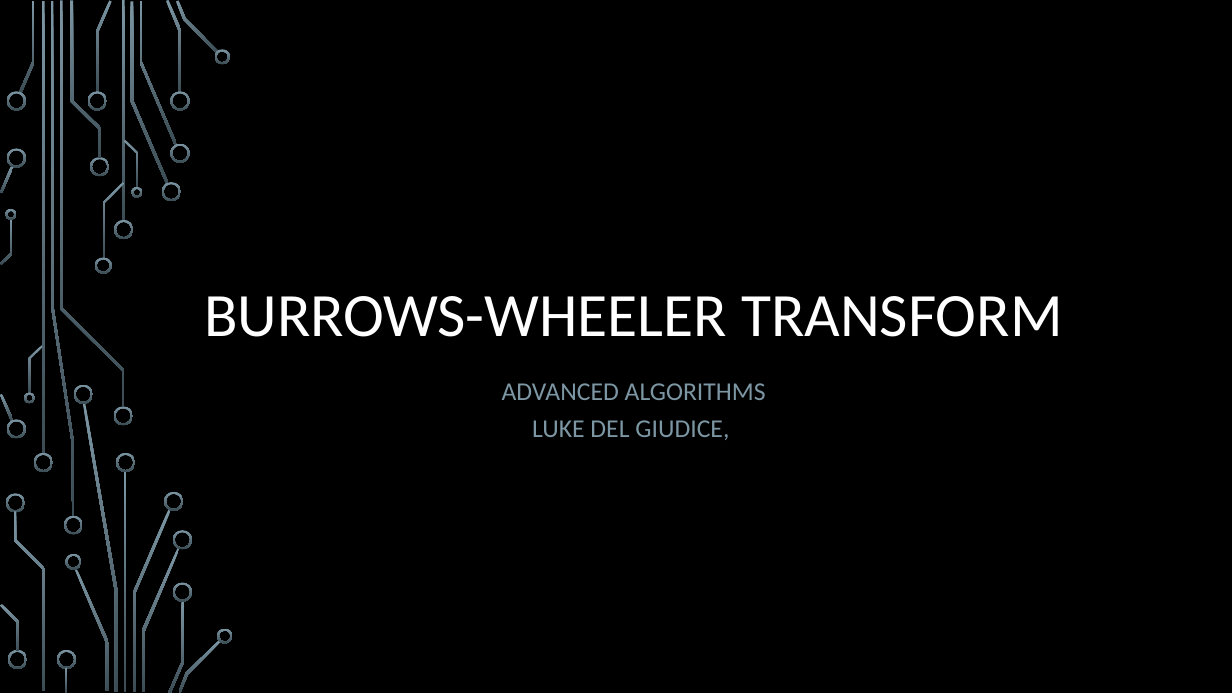
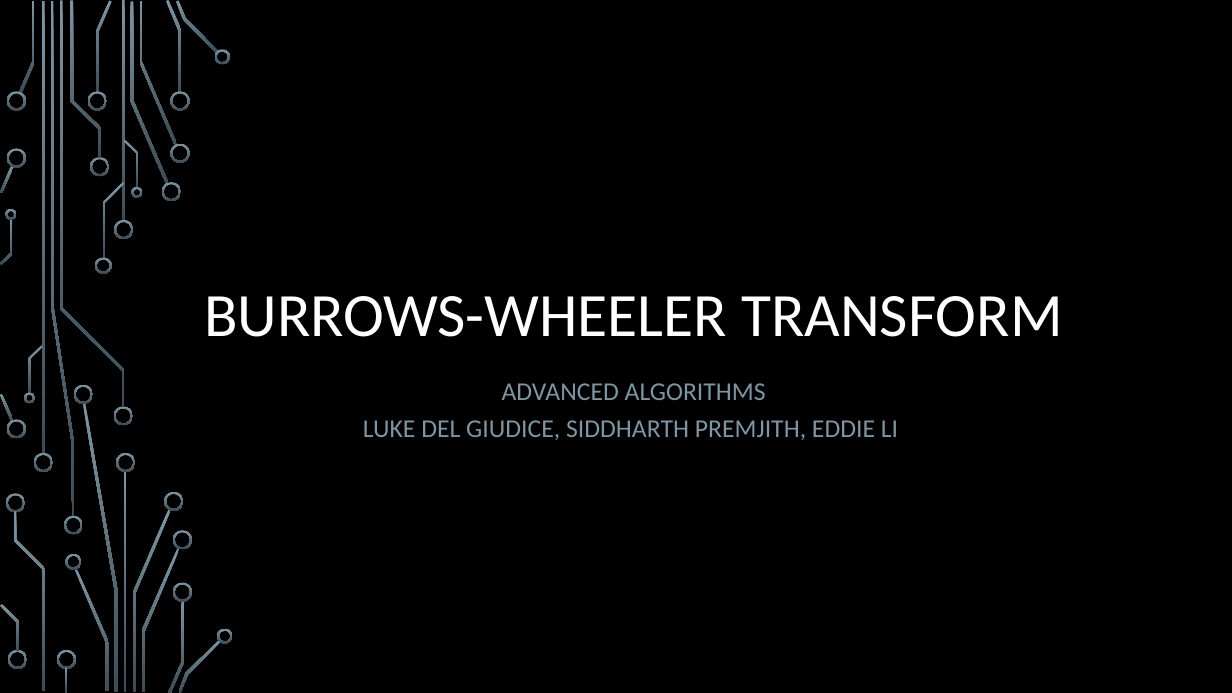
Before and after one commit to markfloryan/advalgo_projects, a slide deck: slide 1 of projects/11-burrowsWheelerTransform/slides/presentation_BurrowsWheelerTransform.pptx.pptx. Drawn at 1232x693 pixels with LibreOffice and Linux fonts; fonts in the diff are those of the drawing; background and template pictures are left out. Boxes give left, top, right and bottom in pixels: in the first picture for what was removed or moved away, otherwise in the second. Text is boxed around its words. In the diff, an @@ line names an element or a change of style, - is before the commit and + after.

```diff
--- a/projects/11-burrowsWheelerTransform/slides/presentation_BurrowsWheelerTransform.pptx.pptx
+++ b/projects/11-burrowsWheelerTransform/slides/presentation_BurrowsWheelerTransform.pptx.pptx
@@ subtitle at (363,383,898,440): text changed @@
-ADVANCED ALGORITHMS
-LUKE DEL GIUDICE,
+ADVANCED ALGORITHMS
+LUKE DEL GIUDICE, SIDDHARTH PREMJITH, EDDIE LI
```
Also in this commit, not shown: 1 other file.
